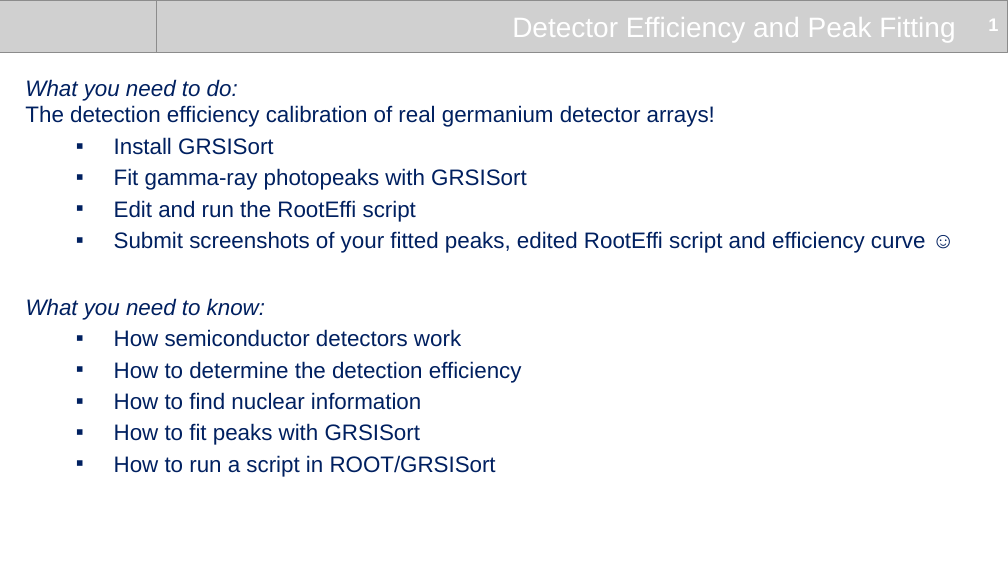
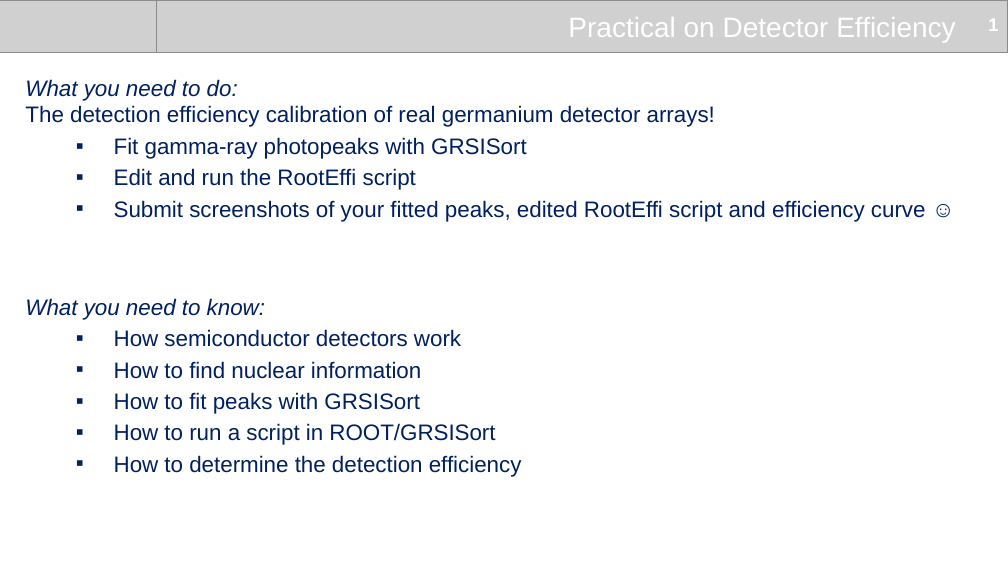
Before and after one commit to UWCNuclear/DetectorEfficiency, a slide deck: slide 1 of Introduction.pptx. Drawn at 1008x567 pixels with LibreOffice and Linux fonts; fonts in the diff are those of the drawing; grey boxes stand for pictures. Boxes give left, top, right and bottom in pixels: in the first picture for what was removed or moved away, otherwise in the second. Text is boxed around its words. In the diff, an @@ line names an element or a change of style, - is before the commit and + after.

```diff
--- a/Introduction.pptx
+++ b/Introduction.pptx
@@ text at box(568, 17, 955, 42): text changed @@
-Detector Efficiency and Peak Fitting
+Practical on Detector Efficiency
@@ text at box(114, 137, 273, 155): paragraph removed @@
-  ▪ Install GRSISort
@@ text at box(114, 361, 522, 383): paragraph removed @@
-  ▪ How to determine the detection efficiency
@@ text at box(114, 455, 522, 477): paragraph added @@
+  ▪ How to determine the detection efficiency
```
Also in this commit, not shown: 6 other slides changed, 1 other file.
